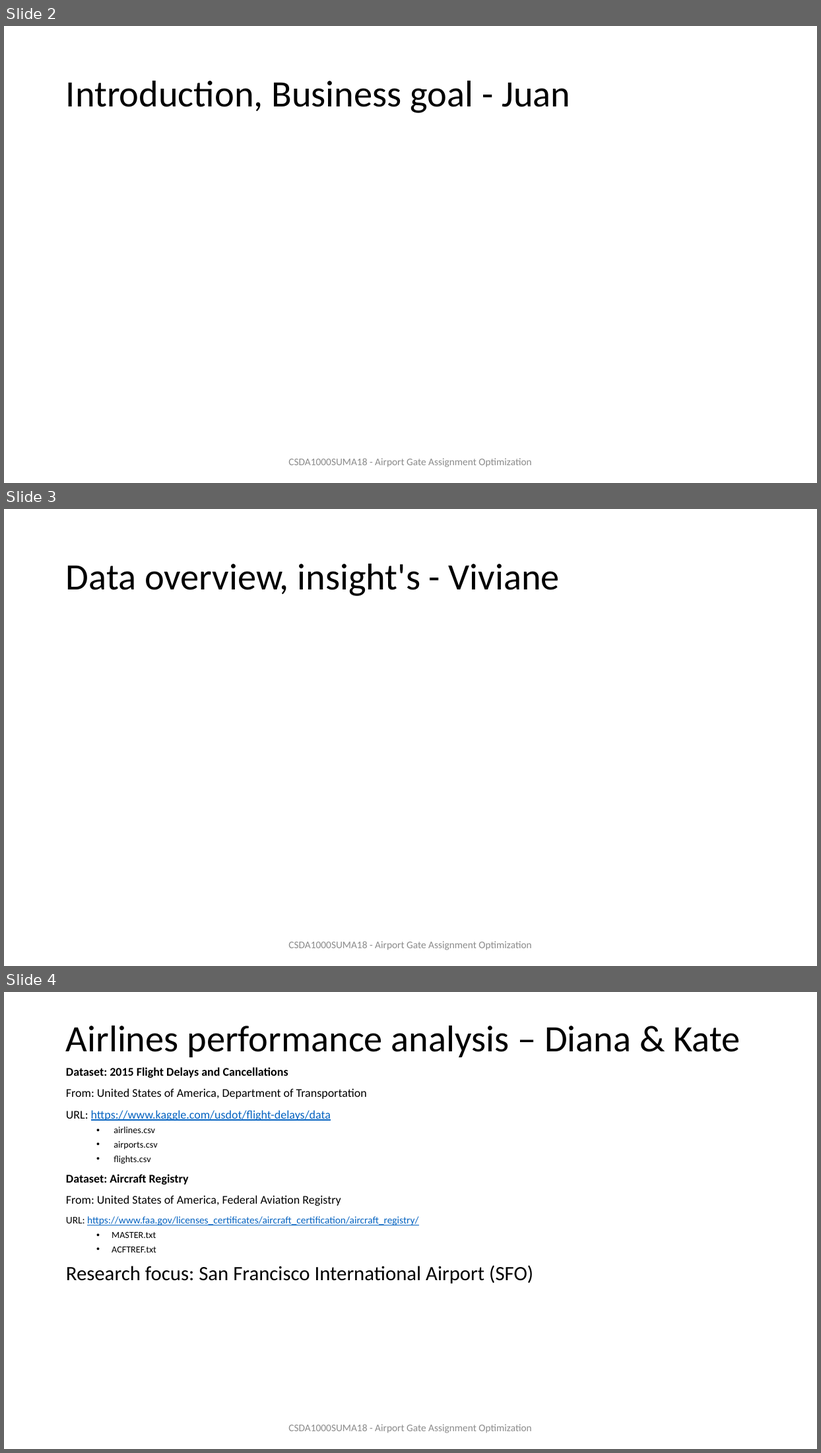
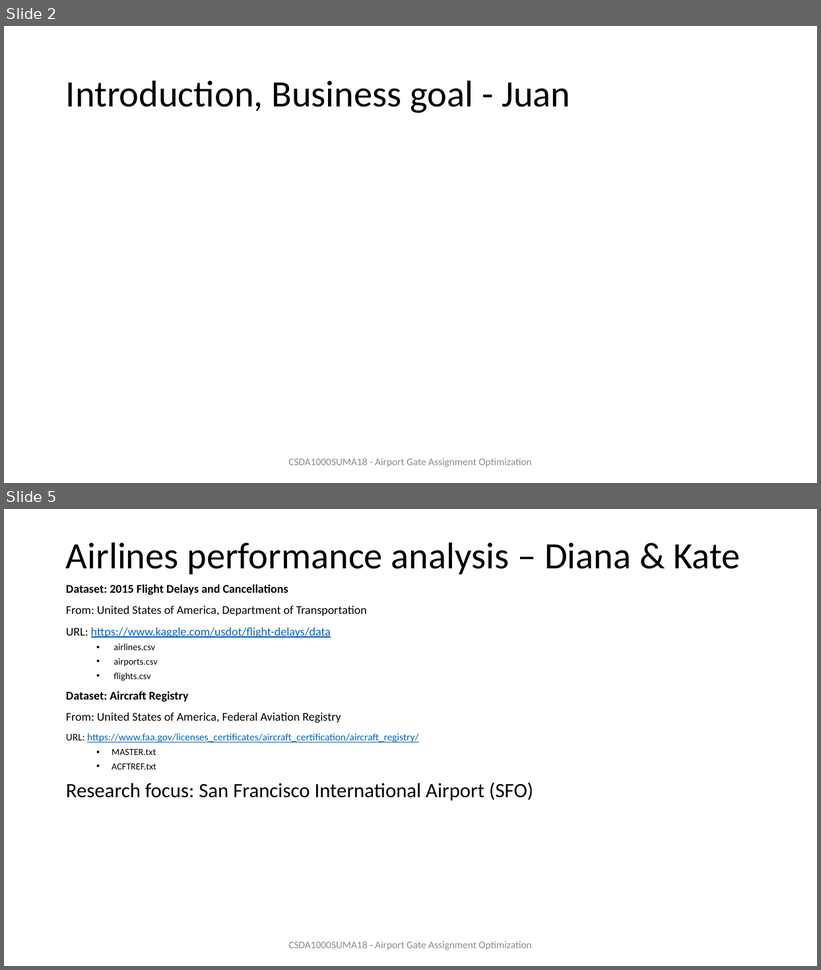
Before and after one commit to ivbsoftware/big-data-final, a slide deck: docs/slideshow/draft-Final Presentation.pptx. Shown one above the other, each under a label of ours: slides 2, 3 and 4 before the commit, slides 2 and 5 after it; the slides between them are not shown. The pictures are 821x1453 and 821x970 pixels, drawn with LibreOffice and Linux fonts; fonts in the diff are those of the drawing. Boxes give left, top, right and bottom in pixels: in the first picture for what was removed or moved away, otherwise in the second. Text is boxed around its words. In the diff, an @@ line names an element or a change of style, - is before the commit and + after.

Commit message:
adding data insight into draft final presentation

```diff
--- a/docs/slideshow/draft-Final Presentation.pptx
+++ b/docs/slideshow/draft-Final Presentation.pptx
@@ slide 3 removed at (4, 509, 817, 966), background #FFFFFF @@
@@ title removed at (66, 563, 560, 596) @@
-Data overview, insight's - Viviane
@@ text removed at (288, 941, 531, 951) @@
-CSDA1000SUMA18 - Airport Gate Assignment Optimization
@@ what was slide 4 is now slide 5 @@
```
Also in this commit, not shown: 2 slides added.
